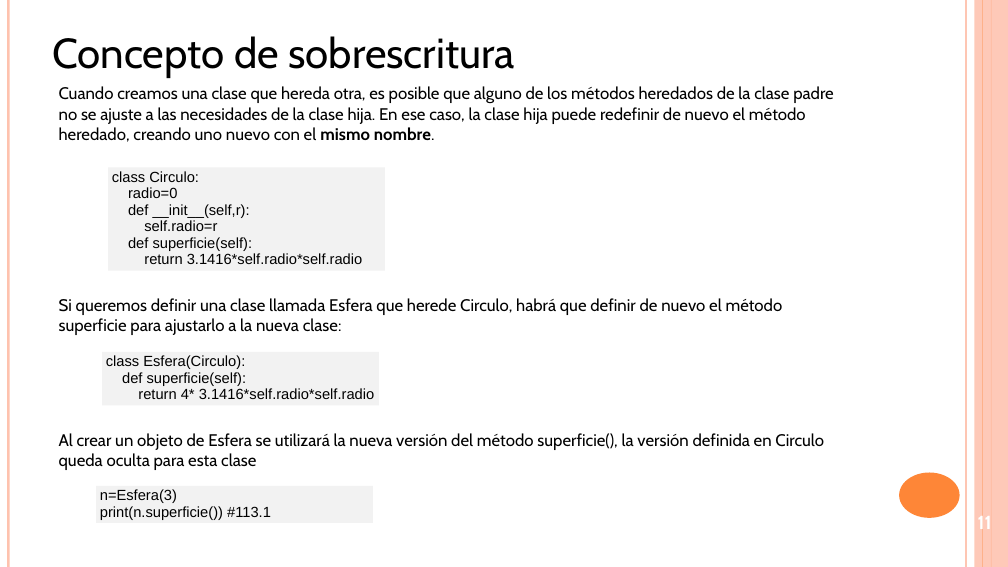
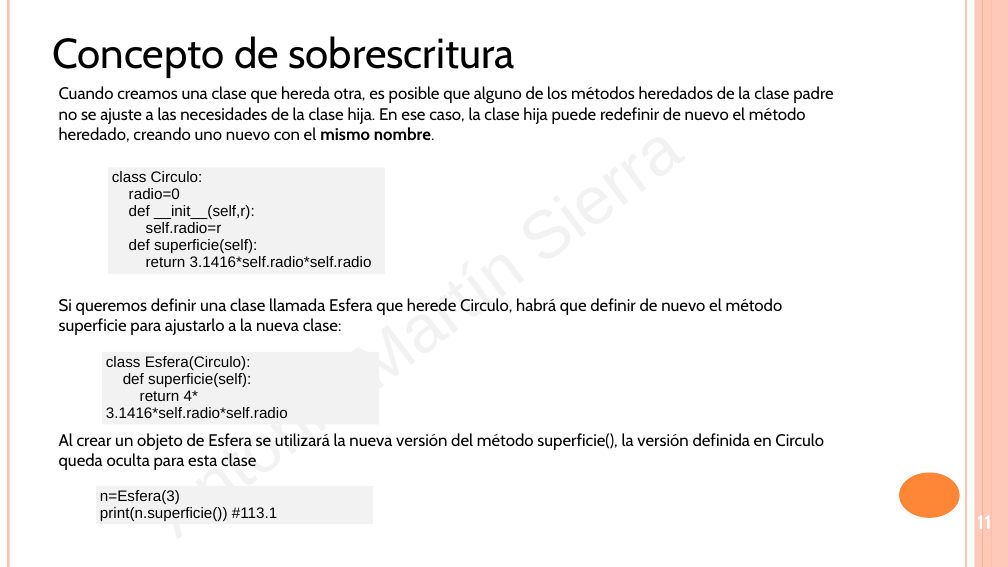
Before and after one commit to amartinsierra/curso_python_getafe, a slide deck: slide 11 of Modulo5_poo.pptx. Drawn at 1008x567 pixels with LibreOffice and Linux fonts; fonts in the diff are those of the drawing. Boxes give left, top, right and bottom in pixels: in the first picture for what was removed or moved away, otherwise in the second. Text is boxed around its words. In the diff, an @@ line names an element or a change of style, - is before the commit and + after.

```diff
--- a/Modulo5_poo.pptx
+++ b/Modulo5_poo.pptx
@@ text added at bbox=[131, 14, 828, 567], 128 pt, text #F2F2F2 @@
+Antonio Martín Sierra
@@ size 28 to 29 pt in 3 elements at bbox=[96, 486, 373, 524], bbox=[108, 167, 385, 274], bbox=[102, 352, 379, 425] @@
@@ rectangle "class Esfera(Circulo):": place and size @@
-rectangle "class Esfera(Circulo):" at bbox=[102, 352, 379, 406]
+rectangle "class Esfera(Circulo):" at bbox=[102, 352, 379, 425]
```
Also in this commit, not shown: 11 other slides changed, 6 other files.
